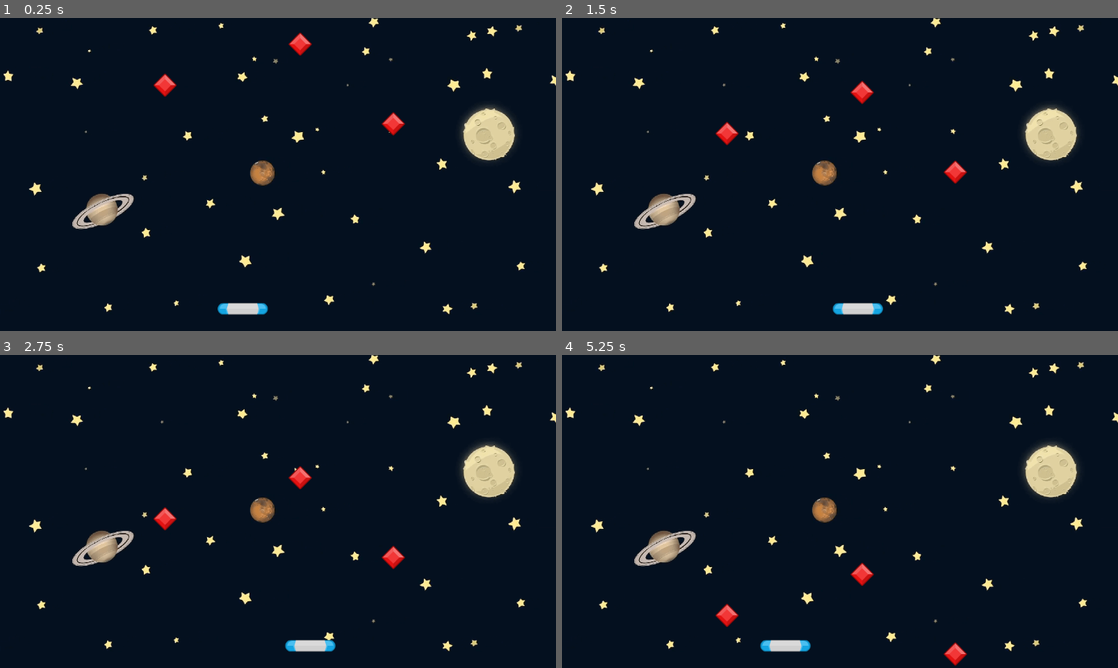
Above: before the commit, frames 1-4 (two rows, left to right).
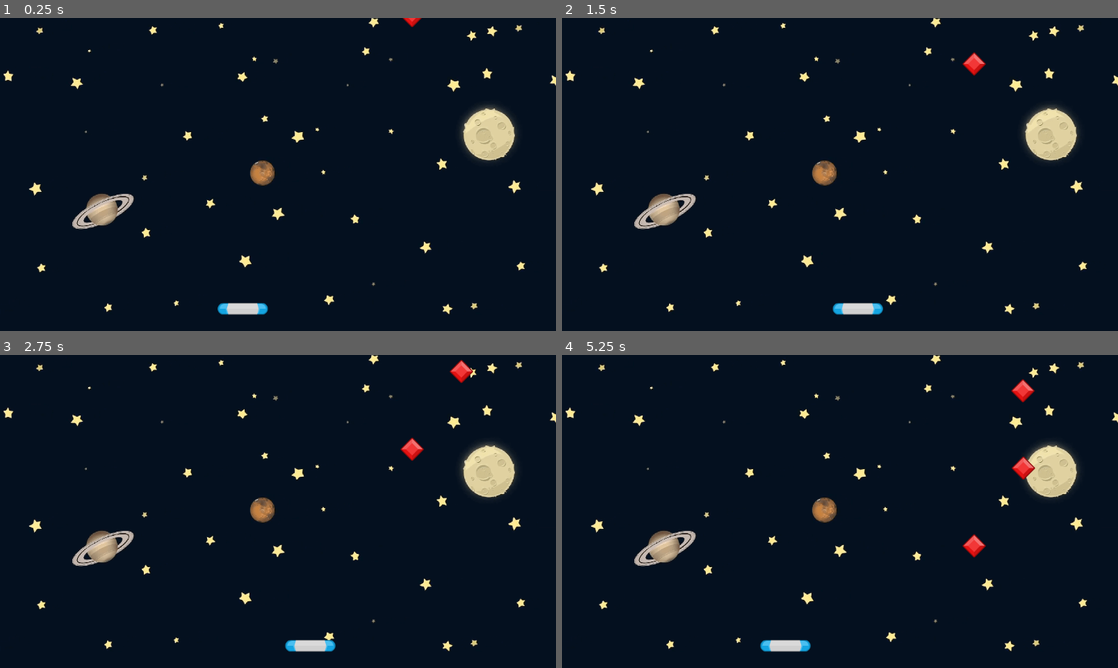
Above: after the commit, the same moments.

Repository: RamzesKh/gem_catcher
Game: Godot game, scene res://Scenes/Game/Game.tscn
The game is run twice, just before and just after one commit, with the same random seed, the same clock (stepped at 60 frames per second) and the same inputs.
Inputs:
- Up to frame 1 (0.25 s): no input
- Up to frame 2 (1.5 s): hold Right (Right) 0.53-1.28 s; hold A (Left) from 1.28 s (still down)
- Up to frame 3 (2.75 s): release A (Left) at 2.03 s; hold Right (Right) from 2.03 s (still down)
- Up to frame 4 (5.25 s): release Right (Right) at 3.53 s; hold A (Left) from 3.53 s (still down)

The runs differ from the first frame. In frame 1, 0.6% of the frame differs, in the area x 27-76%, y 0-38%; in frame 2, 0.7%; in frame 3, 0.9%; in frame 4, 1.1%, in the area x 27-86%, y 7-100%.

Commit message:
Add gem spawning logic and timer to Game scene
Replaced static gem nodes with dynamic spawning using a Timer. Gems are now instantiated at random x positions at regular intervals, improving gameplay flexibility and scalability.

Diff:
--- a/Scenes/Game/Game.gd
+++ b/Scenes/Game/Game.gd
@@ -1,8 +1,28 @@
 extends Node2D
 
 
+
+const GEM = preload("res://Scenes/Gem/Gem.tscn")
+
+func _ready() -> void:
+	spawn_gem()
+
+
+func spawn_gem() -> void:
+	var new_gen = GEM.instantiate()
+	var x_pos: float = randf_range(0.0, get_viewport_rect().size.x-10)
+	new_gen.position = Vector2(x_pos, -50.0)
+	add_child(new_gen)
 
 
 
 func _on_paddle_area_entered(area: Area2D) -> void:
 	print("COLLISION PADDLE")
+
+
+func _on_gem_off_screen() -> void:
+	pass # Replace with function body.
+
+
+func _on_timer_timeout() -> void:
+	spawn_gem()
--- a/Scenes/Game/Game.tscn
+++ b/Scenes/Game/Game.tscn
@@ -1,9 +1,8 @@
-[gd_scene load_steps=5 format=3 uid="uid://3lpijg7026xr"]
+[gd_scene load_steps=4 format=3 uid="uid://3lpijg7026xr"]
 
 [ext_resource type="Script" uid="uid://cfir5bv7pb4sd" path="res://Scenes/Game/Game.gd" id="1_ln2h6"]
 [ext_resource type="Texture2D" uid="uid://b51tnhagittnd" path="res://assets/GameBg.png" id="1_xbxml"]
 [ext_resource type="PackedScene" uid="uid://nksdeyr553sq" path="res://Scenes/Paddle/Paddle.tscn" id="2_ln2h6"]
-[ext_resource type="PackedScene" uid="uid://d7lfbj2x3tkx" path="res://Scenes/Gem/Gem.tscn" id="3_y3kpf"]
 
 [node name="Game" type="Node2D"]
 script = ExtResource("1_ln2h6")
@@ -16,13 +15,9 @@
 [node name="Paddle" parent="." instance=ExtResource("2_ln2h6")]
 position = Vector2(503, 602)
 
-[node name="Gem" parent="." instance=ExtResource("3_y3kpf")]
-position = Vector2(342, 94)
-
-[node name="Gem2" parent="." instance=ExtResource("3_y3kpf")]
-position = Vector2(815, 174)
-
-[node name="Gem3" parent="." instance=ExtResource("3_y3kpf")]
-position = Vector2(622, 9)
+[node name="Timer" type="Timer" parent="."]
+wait_time = 2.0
+autostart = true
 
 [connection signal="area_entered" from="Paddle" to="." method="_on_paddle_area_entered"]
+[connection signal="timeout" from="Timer" to="." method="_on_timer_timeout"]
